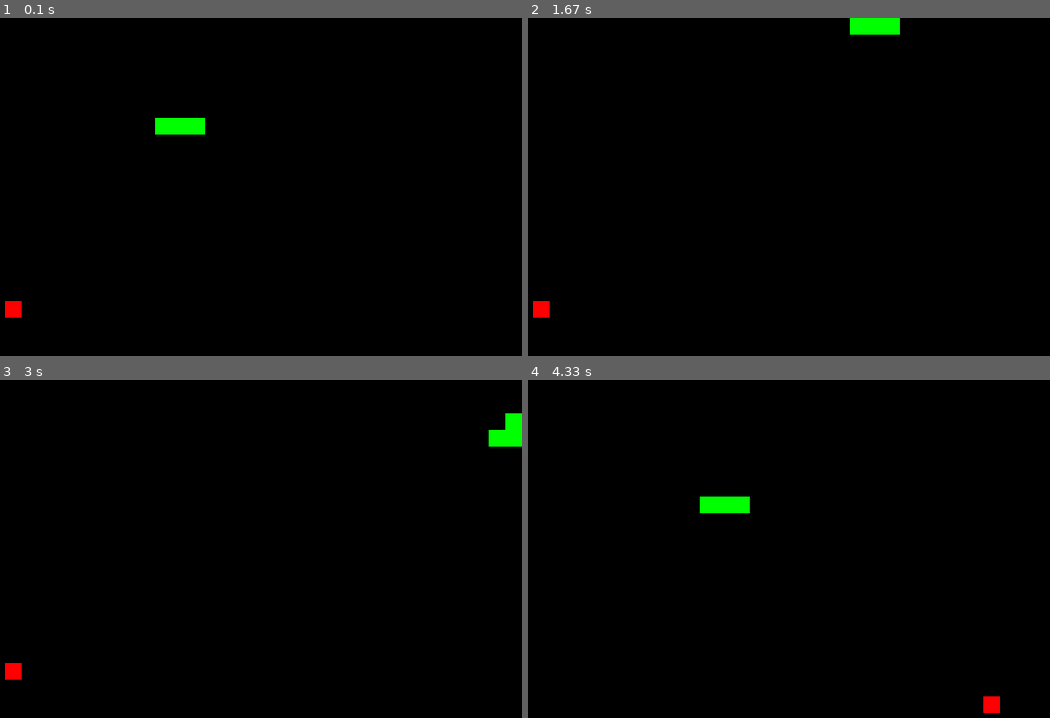
Above: before the commit, frames 1-4 (two rows, left to right).
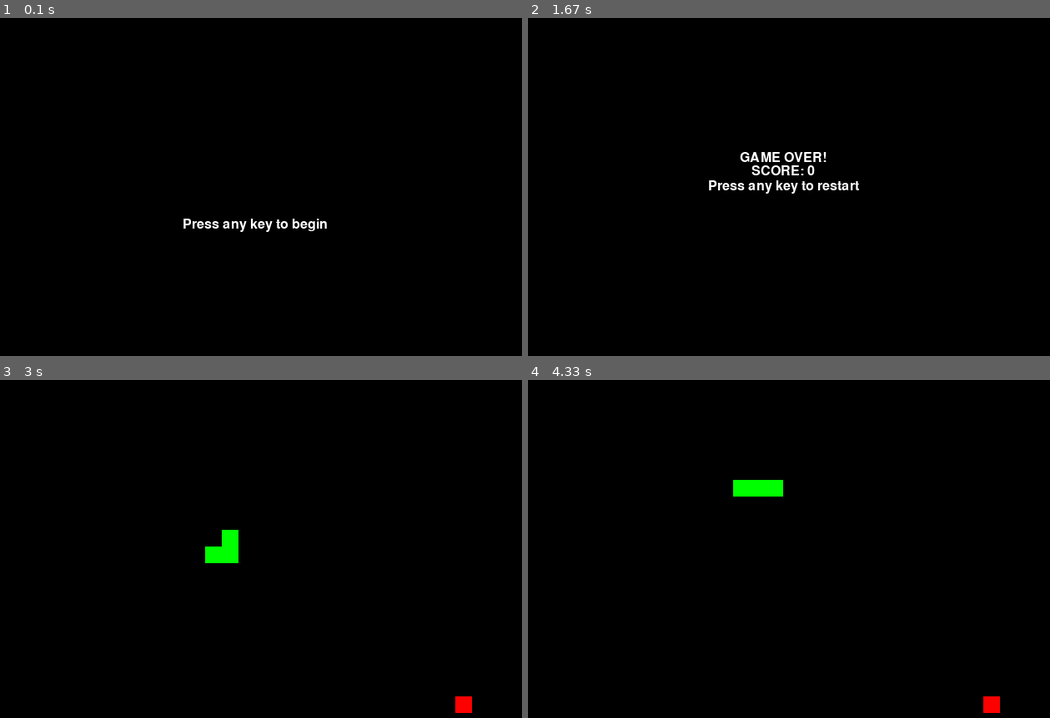
Above: after the commit, the same moments.

Repository: xiarandolph/game-clones
Game: pygame game, started from snake-pygame/snake.py
The game is run twice, just before and just after one commit, with the same random seed, the same clock (stepped at 60 frames per second) and the same inputs.
Inputs:
- Up to frame 1 (0.1 s): no input
- Up to frame 2 (1.67 s): hold Right 0.33-0.8 s; hold A 0.83-1.13 s; hold Up 0.83-1.13 s; hold Up 1.17-1.47 s; hold Right from 1.5 s (still down)
- Up to frame 3 (3 s): release Right at 1.97 s; hold Left 2-2.53 s; hold Down 2.57-2.87 s; hold Left from 2.9 s (still down)
- Up to frame 4 (4.33 s): release Left at 3.3 s; hold Up 3.33-3.7 s; hold Right from 3.73 s (still down)

The runs differ from the first frame. In frame 1, 1.0% of the frame differs, in the area x 0-63%, y 29-89%; in frame 2, 1.5%, in the area x 0-72%, y 0-89%; in frame 3, 1.3%; in frame 4, 0.9%.

Commit message:
Add start & game over screen with simple score tracking

Diff:
--- a/snake-pygame/snake.py
+++ b/snake-pygame/snake.py
@@ -31,16 +31,7 @@
 DOWN = 'down'
 RIGHT = 'right'
 
-def main():
-    global DISPLAY, CLOCK
 
-    pygame.init()
-    DISPLAY = pygame.display.set_mode((WINDOW_WIDTH, WINDOW_HEIGHT))
-    CLOCK = pygame.time.Clock()
-    pygame.display.set_caption('Snake')
-
-    while True:
-        run_game()
 
 def snake_collided():
     # check for colliding with end of map
@@ -60,8 +51,9 @@
         pygame.draw.rect(DISPLAY, GREEN, (x, y, CELL_SIZE, CELL_SIZE))
 
 def run_game():
-    global snake
+    global snake, SCORE
 
+    SCORE = 0
     # get starting location
     start_x = randint(3, GAME_WIDTH - 4)
     start_y = randint(3, GAME_HEIGHT - 4)
@@ -69,7 +61,7 @@
                 {'x': start_x - 1, 'y': start_y},
                 {'x' : start_x - 2, 'y': start_y}]
     # starting direction
-    dir = RIGHT
+    direction = RIGHT
     new_dir = RIGHT
 
     # get random location for food
@@ -87,18 +79,18 @@
             # uses a new_dir in order to not be able to go backwards
             # if keys are pressed fast enough in succession
             elif event.type == KEYDOWN:
-                if event.key in UP_KEYS and dir != DOWN:
+                if event.key in UP_KEYS and direction != DOWN:
                     new_dir = UP
-                elif event.key in LEFT_KEYS and dir != RIGHT:
+                elif event.key in LEFT_KEYS and direction != RIGHT:
                     new_dir = LEFT
-                elif event.key in DOWN_KEYS and dir != UP:
+                elif event.key in DOWN_KEYS and direction != UP:
                     new_dir = DOWN
-                elif event.key in RIGHT_KEYS and dir != LEFT:
+                elif event.key in RIGHT_KEYS and direction != LEFT:
                     new_dir = RIGHT
                 elif event.key == K_ESCAPE:
                     pygame.quit()
                     sys.exit()
-        dir = new_dir
+        direction = new_dir
 
         if (snake_collided()):
             print("game over")
@@ -107,21 +99,23 @@
         # if food is eaten, generate a new location
         if snake[0]['x'] == food['x'] and snake[0]['y'] == food['y']:
             food = {'x': randint(0, GAME_WIDTH - 1), 'y': randint(0, GAME_HEIGHT - 1)}
+            SCORE += 1
         # else, remove tail
         else:
             snake.pop()
 
         # create new head in direction
-        if dir == UP:
+        if direction == UP:
             snake.insert(0, {'x': snake[0]['x'], 'y': snake[0]['y'] - 1})
-        elif dir == LEFT:
+        elif direction == LEFT:
             snake.insert(0, {'x': snake[0]['x'] - 1, 'y': snake[0]['y']})
-        elif dir == DOWN:
+        elif direction == DOWN:
             snake.insert(0, {'x': snake[0]['x'], 'y': snake[0]['y'] + 1})
-        elif dir == RIGHT:
+        elif direction == RIGHT:
             snake.insert(0, {'x': snake[0]['x'] + 1, 'y': snake[0]['y']})
 
         DISPLAY.fill(BLACK)
+        # draw the food
         pygame.draw.rect(DISPLAY, RED, (food['x'] * CELL_SIZE, food['y'] * CELL_SIZE, CELL_SIZE, CELL_SIZE))
         draw_snake()
 
@@ -129,6 +123,53 @@
         # limit the game speed to FPS
         CLOCK.tick(FPS)
 
+def show_start_screen():
+    DISPLAY.fill(BLACK)
+    text = FONT.render("Press any key to begin", True, WHITE)
+    DISPLAY.blit(text, (WINDOW_WIDTH // 2 - text.get_width() // 2, WINDOW_HEIGHT // 2))
+    pygame.display.update()
+
+    while True:
+        for event in pygame.event.get():
+            if event.type == QUIT:
+                pygame.quit()
+                sys.exit()
+            elif event.type == KEYDOWN:
+                return
+
+def show_game_over():
+    DISPLAY.fill(BLACK)
+    text = FONT.render("GAME OVER!", True, WHITE)
+    DISPLAY.blit(text, (WINDOW_WIDTH // 2 - text.get_width() // 2, WINDOW_HEIGHT // 3))
+    text = FONT.render("SCORE: " + str(SCORE), True, WHITE)
+    DISPLAY.blit(text, (WINDOW_WIDTH // 2 - text.get_width() // 2, WINDOW_HEIGHT // 3 + text.get_height()))
+    text = FONT.render("Press any key to restart", True, WHITE)
+    DISPLAY.blit(text, (WINDOW_WIDTH // 2 - text.get_width() // 2, WINDOW_HEIGHT // 3 + 2 * text.get_height()))
+    pygame.display.update()
+
+    while True:
+        for event in pygame.event.get():
+            if event.type == QUIT:
+                pygame.quit()
+                sys.exit()
+            elif event.type == KEYDOWN:
+                return
+
+
+def main():
+    global DISPLAY, CLOCK, FONT, SCORE
+
+    pygame.init()
+    DISPLAY = pygame.display.set_mode((WINDOW_WIDTH, WINDOW_HEIGHT))
+    CLOCK = pygame.time.Clock()
+    FONT = pygame.font.Font(None, 24)
+    SCORE = 0
+    pygame.display.set_caption('Snake')
+
+    show_start_screen()
+    while True:
+        run_game()
+        show_game_over()
 
 if __name__ == '__main__':
     main()
